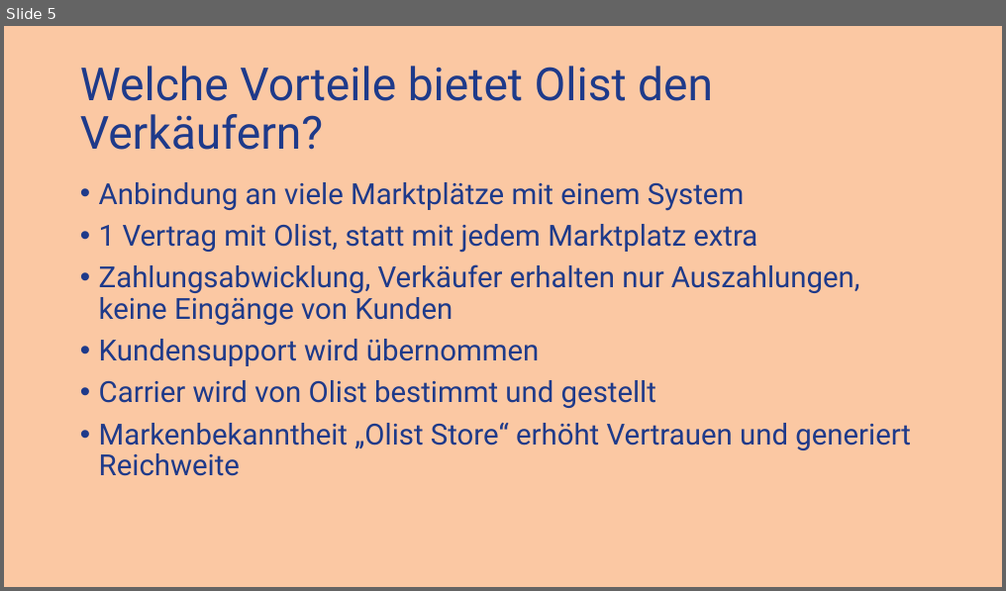
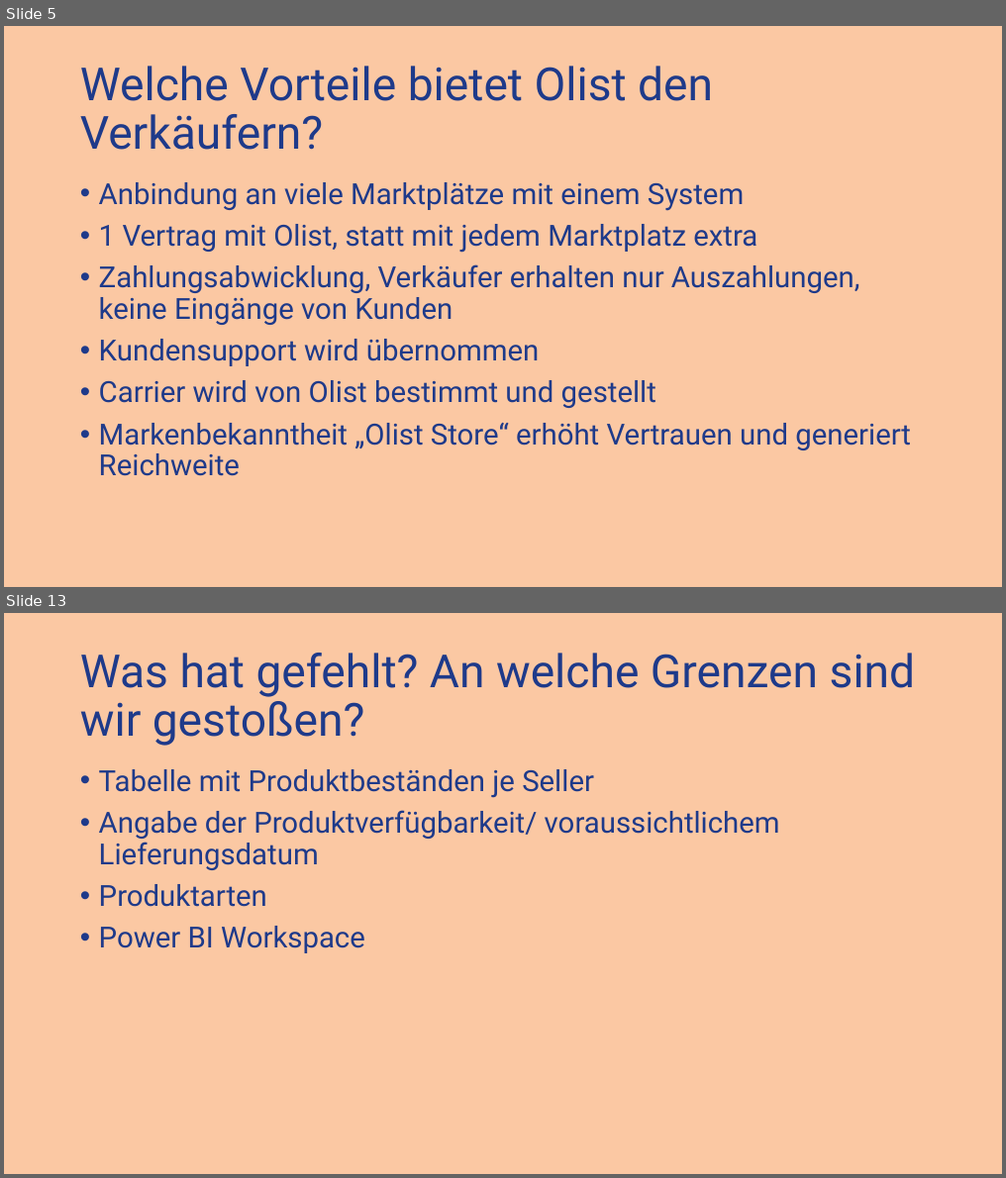
Before and after one commit to dtyrna/olist-marketplace-analysis, a slide deck: docs/Olist-Ecommerce.pptx. Shown one above the other, each under a label of ours: slide 5 before the commit, slides 5 and 13 after it; the slides between them are not shown. The pictures are 1006x591 and 1006x1178 pixels, drawn with LibreOffice and Linux fonts; fonts in the diff are those of the drawing. Boxes give left, top, right and bottom in pixels: in the first picture for what was removed or moved away, otherwise in the second. Text is boxed around its words. In the diff, an @@ line names an element or a change of style, - is before the commit and + after.

Commit message:
first draft Power Point

```diff
--- a/docs/Olist-Ecommerce.pptx
+++ b/docs/Olist-Ecommerce.pptx
@@ slide 13 added at [4, 613, 1002, 1174], background #FBC8A3 @@
@@ title added at [80, 653, 916, 746], 44 pt, text #1E3A8A @@
+Was hat gefehlt? An welche Grenzen sind wir gestoßen?
@@ text added at [99, 769, 780, 954], 28 pt, text #1E3A8A @@
+• Tabelle mit Produktbeständen je Seller
+• Angabe der Produktverfügbarkeit/ voraussichtlichem Lieferungsdatum
+• Produktarten
+• Power BI Workspace
```
Also in this commit, not shown: 3 slides changed, 10 other slides added.
